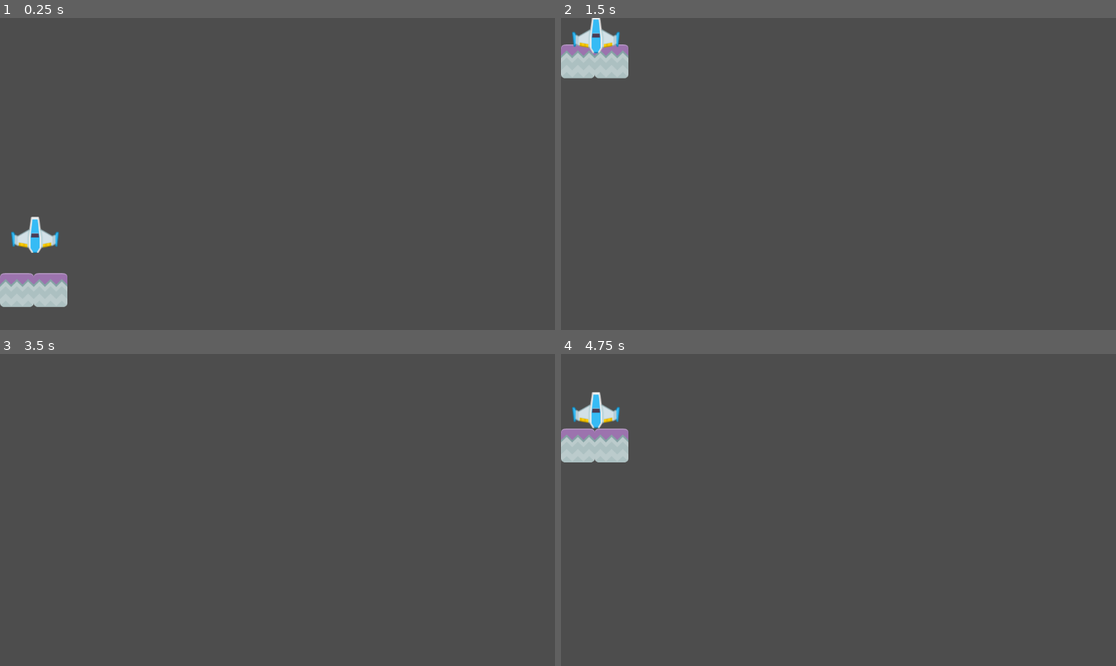
Above: before the commit, frames 1-4 (two rows, left to right).
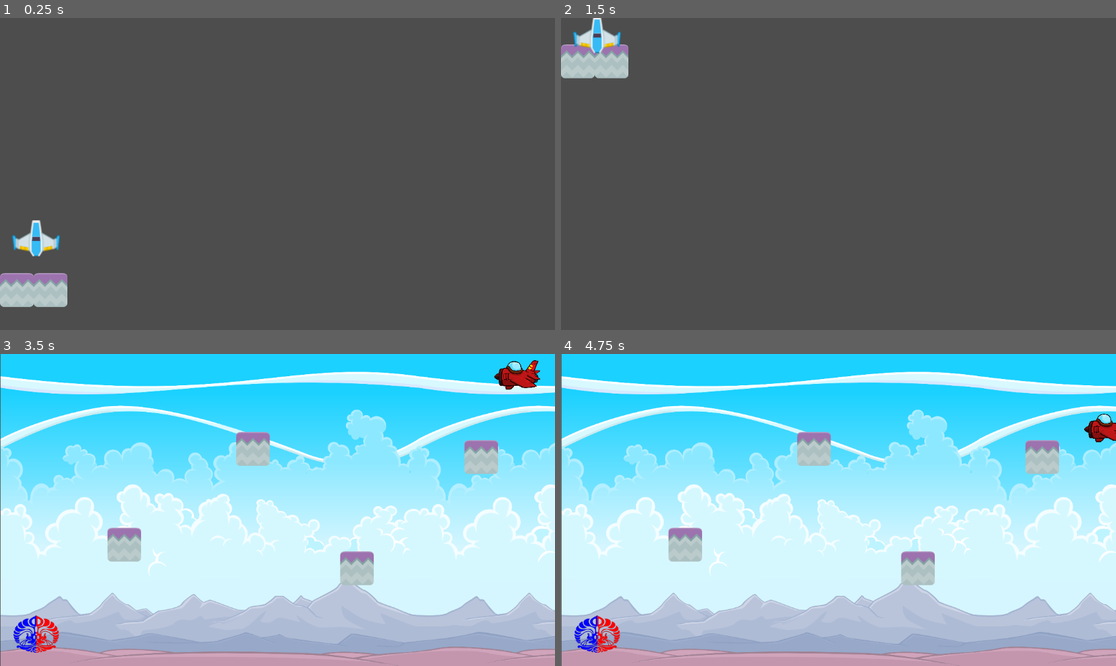
Above: after the commit, the same moments.

Repository: adnan-mkhtr/tutorial-2-gamedev
Game: Godot game, scene res://scenes/MainLevel.tscn
Two runs of this game, one before a commit and one after it. Both use one fixed random seed, a clock stepped at 60 frames per second and the inputs below.
Inputs:
- Up to frame 1 (0.25 s): no input
- Up to frame 2 (1.5 s): hold Up (move_up) from 0.53 s (still down)
- Up to frame 3 (3.5 s): tap Enter at 2 s; release Up (move_up) at 2.03 s; hold Left (ui_left) from 2.03 s (still down); tap Space at 2.75 s
- Up to frame 4 (4.75 s): release Left (ui_left) at 3.53 s; hold Down (move_down) 3.53-4.28 s; hold Right (ui_right) from 4.28 s (still down)

The runs differ from the first frame. In frame 1, 0.4% of the frame differs, in the area x 2-11%, y 63-77%; in frame 2, 0.3%; in frame 3, 100%, in the area x 0-100%, y 0-100%; in frame 4, 100%.

Commit message:
Finish Tutorial 2

Diff:
--- /dev/null
+++ b/scenes/Destination.tscn
@@ -0,0 +1,17 @@
+[gd_scene load_steps=3 format=3 uid="uid://05kor0gak5y5"]
+
+[ext_resource type="Texture2D" uid="uid://dh610bbucs6rh" path="res://assets/fasilkom.png" id="1_hicn6"]
+
+[sub_resource type="CircleShape2D" id="CircleShape2D_u3ua8"]
+radius = 50.0
+
+[node name="Destination" type="StaticBody2D"]
+
+[node name="Sprite2D" type="Sprite2D" parent="."]
+position = Vector2(0, -0.25)
+scale = Vector2(0.63, 0.5)
+texture = ExtResource("1_hicn6")
+
+[node name="CollisionShape2D" type="CollisionShape2D" parent="."]
+position = Vector2(0, 1)
+shape = SubResource("CircleShape2D_u3ua8")
--- /dev/null
+++ b/scenes/LatihanMandiri.tscn
@@ -0,0 +1,62 @@
+[gd_scene load_steps=8 format=3 uid="uid://h3oyk0y3cw2t"]
+
+[ext_resource type="PackedScene" uid="uid://b4ymwypy07mci" path="res://scenes/Plane.tscn" id="2_heerq"]
+[ext_resource type="Script" path="res://scenes/ObjectiveNewArea.gd" id="3_6ahv8"]
+[ext_resource type="Texture2D" uid="uid://7ny3p3wpxq6y" path="res://assets/sky_background_mountains.png" id="3_k17nb"]
+[ext_resource type="PackedScene" uid="uid://05kor0gak5y5" path="res://scenes/Destination.tscn" id="4_pmh5c"]
+[ext_resource type="PackedScene" uid="uid://b7p7udxkih80f" path="res://scenes/StoneObstacle.tscn" id="5_ls2d0"]
+[ext_resource type="Script" path="res://scenes/StoneObstacle.gd" id="6_pispf"]
+
+[sub_resource type="RectangleShape2D" id="RectangleShape2D_iyydv"]
+size = Vector2(106, 105)
+
+[node name="LatihanMandiri" type="Node"]
+
+[node name="SkyBackground" type="TextureRect" parent="."]
+anchors_preset = 15
+anchor_right = 1.0
+anchor_bottom = 1.0
+offset_left = 1.0
+offset_right = 47.0
+offset_bottom = 3.0
+grow_horizontal = 2
+grow_vertical = 2
+texture = ExtResource("3_k17nb")
+expand_mode = 3
+
+[node name="Plane" parent="." instance=ExtResource("2_heerq")]
+position = Vector2(1026, 95)
+collision_mask = 2
+
+[node name="ObjectiveNewArea" type="Area2D" parent="."]
+position = Vector2(75, 582)
+script = ExtResource("3_6ahv8")
+
+[node name="CollisionShape2D" type="CollisionShape2D" parent="ObjectiveNewArea"]
+position = Vector2(0, 2.5)
+shape = SubResource("RectangleShape2D_iyydv")
+
+[node name="Destination" parent="ObjectiveNewArea" instance=ExtResource("4_pmh5c")]
+
+[node name="Obstacle" type="Node2D" parent="."]
+position = Vector2(983, 1388)
+
+[node name="StoneObstacle" parent="Obstacle" instance=ExtResource("5_ls2d0")]
+position = Vector2(-1306, -1626)
+script = ExtResource("6_pispf")
+
+[node name="StoneObstacle2" parent="Obstacle" instance=ExtResource("5_ls2d0")]
+position = Vector2(-1090, -1378)
+script = ExtResource("6_pispf")
+
+[node name="StoneObstacle3" parent="Obstacle" instance=ExtResource("5_ls2d0")]
+position = Vector2(-78, -410)
+script = ExtResource("6_pispf")
+
+[node name="StoneObstacle4" parent="Obstacle" instance=ExtResource("5_ls2d0")]
+position = Vector2(-1573, -1427)
+script = ExtResource("6_pispf")
+
+[node name="StoneObstacle5" parent="Obstacle" instance=ExtResource("5_ls2d0")]
+position = Vector2(-832, -1609)
+script = ExtResource("6_pispf")
--- a/scenes/MainLevel.tscn
+++ b/scenes/MainLevel.tscn
@@ -20,7 +20,7 @@
 position = Vector2(70, 0)
 
 [node name="BlueShip" parent="." instance=ExtResource("2")]
-position = Vector2(72.7009, 421.901)
+position = Vector2(75, 429)
 lock_rotation = true
 
 [node name="ObjectiveArea" type="Area2D" parent="."]
--- a/scenes/ObjectiveArea.gd
+++ b/scenes/ObjectiveArea.gd
@@ -3,3 +3,6 @@
 func _on_ObjectiveArea_body_entered(body: RigidBody2D):
 	if (body.name == "BlueShip"):
 		print("Reached objective!")
+
+		await get_tree().create_timer(2.0).timeout
+		get_tree().change_scene_to_file("res://scenes/LatihanMandiri.tscn")
--- /dev/null
+++ b/scenes/ObjectiveNewArea.gd
@@ -0,0 +1,11 @@
+extends Area2D
+
+signal level_complete
+var is_active: bool = true
+
+func _ready():
+	connect("body_entered", Callable(self, "_on_body_entered"))
+
+func _on_body_entered(body):
+	if body is CharacterBody2D:
+		print("Congratulations, You have reached your destination!")
--- /dev/null
+++ b/scenes/Plane.gd
@@ -0,0 +1,33 @@
+extends CharacterBody2D
+
+@export var speed: float = 150
+@export var gravity: float = 50
+@export var lift_force: float = -200
+@export var descend_force: float = 100
+
+func _ready():
+	print("Plane is Ready!")
+
+func _process(delta):
+	# Menambahkan gravitasi
+	velocity.y += gravity * delta
+
+	# Jika tombol atas ditekan, pesawat naik
+	if Input.is_action_pressed("ui_up"):
+		velocity.y += lift_force * delta
+	elif Input.is_action_pressed("ui_down"):
+		velocity.y += descend_force * delta
+
+	# Jika tombol kiri/kanan ditekan, pesawat bergerak ke samping
+	if Input.is_action_pressed("ui_left"):
+		velocity.x = -speed
+	elif Input.is_action_pressed("ui_right"):
+		velocity.x = speed
+	else:
+		velocity.x = 0
+
+	move_and_slide()
+
+		# Jika pesawat jatuh ke bawah layar, restart level
+	if position.y > get_viewport_rect().size.y:
+		get_tree().reload_current_scene()
--- /dev/null
+++ b/scenes/Plane.tscn
@@ -0,0 +1,21 @@
+[gd_scene load_steps=4 format=3 uid="uid://b4ymwypy07mci"]
+
+[ext_resource type="Script" path="res://scenes/Plane.gd" id="1_6wf8m"]
+[ext_resource type="Texture2D" uid="uid://sgyl1pjbrndw" path="res://assets/plane_1_red.png" id="2_foa8j"]
+
+[sub_resource type="RectangleShape2D" id="RectangleShape2D_v26j4"]
+size = Vector2(107.952, 63.531)
+
+[node name="Plane" type="CharacterBody2D"]
+position = Vector2(-64, 44)
+rotation = 3.12871
+script = ExtResource("1_6wf8m")
+
+[node name="Sprite2D" type="Sprite2D" parent="."]
+position = Vector2(-65.7134, 50.7764)
+scale = Vector2(0.116848, -0.124083)
+texture = ExtResource("2_foa8j")
+
+[node name="CollisionShape2D" type="CollisionShape2D" parent="."]
+position = Vector2(-64.7354, 51.1068)
+shape = SubResource("RectangleShape2D_v26j4")
--- /dev/null
+++ b/scenes/StoneObstacle.gd
@@ -0,0 +1,9 @@
+extends Area2D
+
+func _ready():
+	connect("body_entered", Callable(self, "_on_body_entered"))
+
+func _on_body_entered(body):
+	if body is CharacterBody2D:
+		print("Hit Stone! Restarting level...")
+		get_tree().reload_current_scene()
--- /dev/null
+++ b/scenes/StoneObstacle.tscn
@@ -0,0 +1,17 @@
+[gd_scene load_steps=3 format=3 uid="uid://b7p7udxkih80f"]
+
+[ext_resource type="Texture2D" uid="uid://c0do1j2bc1edf" path="res://assets/stone.png" id="1_1yupk"]
+
+[sub_resource type="RectangleShape2D" id="RectangleShape2D_0kl8v"]
+size = Vector2(78, 72)
+
+[node name="StoneObstacle" type="Area2D"]
+position = Vector2(-851, -429)
+
+[node name="Sprite2D" type="Sprite2D" parent="."]
+position = Vector2(848, 435)
+texture = ExtResource("1_1yupk")
+
+[node name="CollisionShape2D" type="CollisionShape2D" parent="."]
+position = Vector2(849, 436)
+shape = SubResource("RectangleShape2D_0kl8v")
Binary file added: assets/plane_1_red.png
Not shown, added: assets/plane_1_red.png.import
Binary file added: assets/sky_background_mountains.png
Not shown, added: assets/sky_background_mountains.png.import
Not shown, added: README.md
